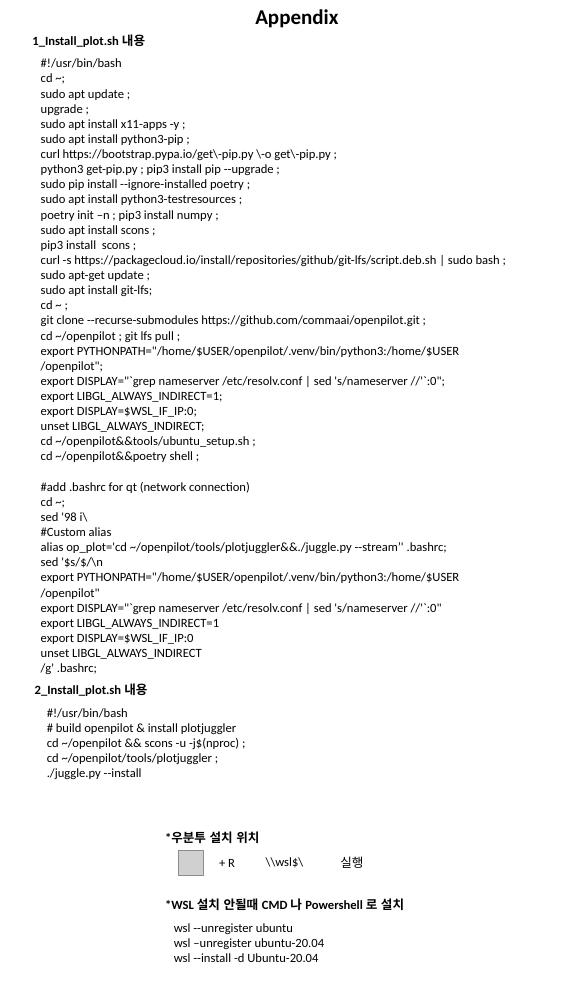
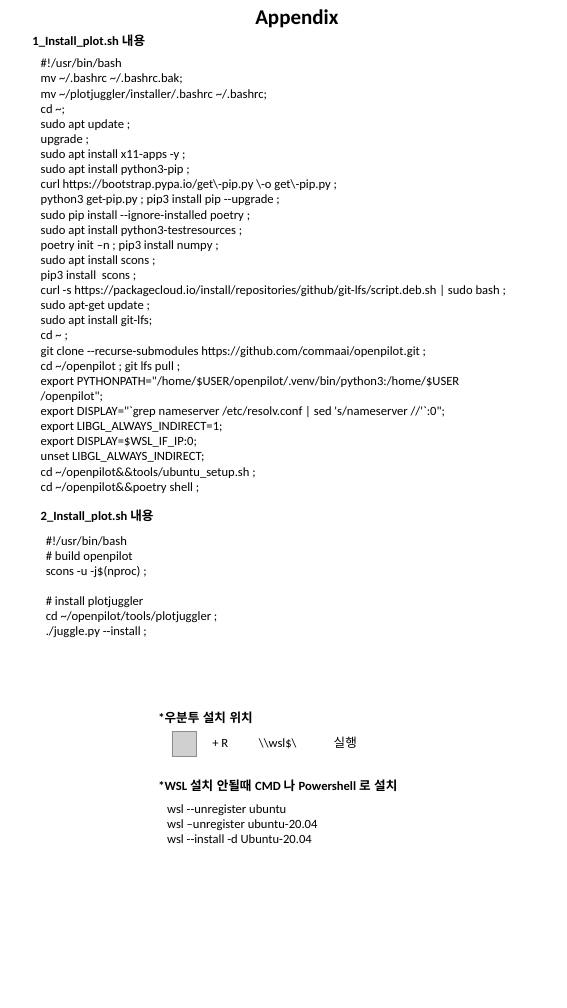
Before and after one commit to KeIIogg/tools, a slide deck: slide 3 of etc/Install plotjuggler with wsl2.pptx (slide 2 before the commit). Drawn at 567x1008 pixels with LibreOffice and Linux fonts; fonts in the diff are those of the drawing; grey boxes stand for pictures. Boxes give left, top, right and bottom in pixels: in the first picture for what was removed or moved away, otherwise in the second. Text is boxed around its words. In the diff, an @@ line names an element or a change of style, - is before the commit and + after.

```diff
--- a/etc/Install plotjuggler with wsl2.pptx
+++ b/etc/Install plotjuggler with wsl2.pptx
@@ text at [41,73,267,100]: paragraphs added @@
+mv ~/.bashrc ~/.bashrc.bak;
+mv ~/plotjuggler/installer/.bashrc ~/.bashrc;
@@ text "2_Install_plot.sh 내용": place and size @@
-text "2_Install_plot.sh 내용" at [35,683,147,696]
+text "2_Install_plot.sh 내용" at [41,509,153,522]
@@ text at [41,482,459,674]: paragraphs removed @@
-#add .bashrc for qt (network connection)
-cd ~;
-sed '98 i\
-#Custom alias
-alias op_plot='cd ~/openpilot/tools/plotjuggler&&./juggle.py --stream’' .bashrc;
-sed '$s/$/\n
-export PYTHONPATH="/home/$USER/openpilot/.venv/bin/python3:/home/$USER
-/openpilot"
-export DISPLAY="`grep nameserver /etc/resolv.conf | sed 's/nameserver //'`:0"
-export LIBGL_ALWAYS_INDIRECT=1
-export DISPLAY=$WSL_IF_IP:0
-unset LIBGL_ALWAYS_INDIRECT
-/g' .bashrc;
@@ text "#!/usr/bin/bash": place and size @@
-text "#!/usr/bin/bash" at [47,708,239,779]
+text "#!/usr/bin/bash" at [46,536,212,637]
@@ text at [46,551,143,607]: text changed @@
-# build openpilot & install plotjuggler
-cd ~/openpilot && scons -u -j$(nproc) ;
+# build openpilot
+scons -u -j$(nproc) ;
+# install plotjuggler
@@ text at [46,626,141,637]: text changed @@
-./juggle.py --install
+./juggle.py --install ;
@@ 5 texts, 1 picture: place and size @@
-5 texts, 1 picture at [165,831,404,962]
+5 texts, 1 picture at [158,711,397,843]
```
Also in this commit, not shown: 2 other slides changed, 1 slide added, 2 other files.
